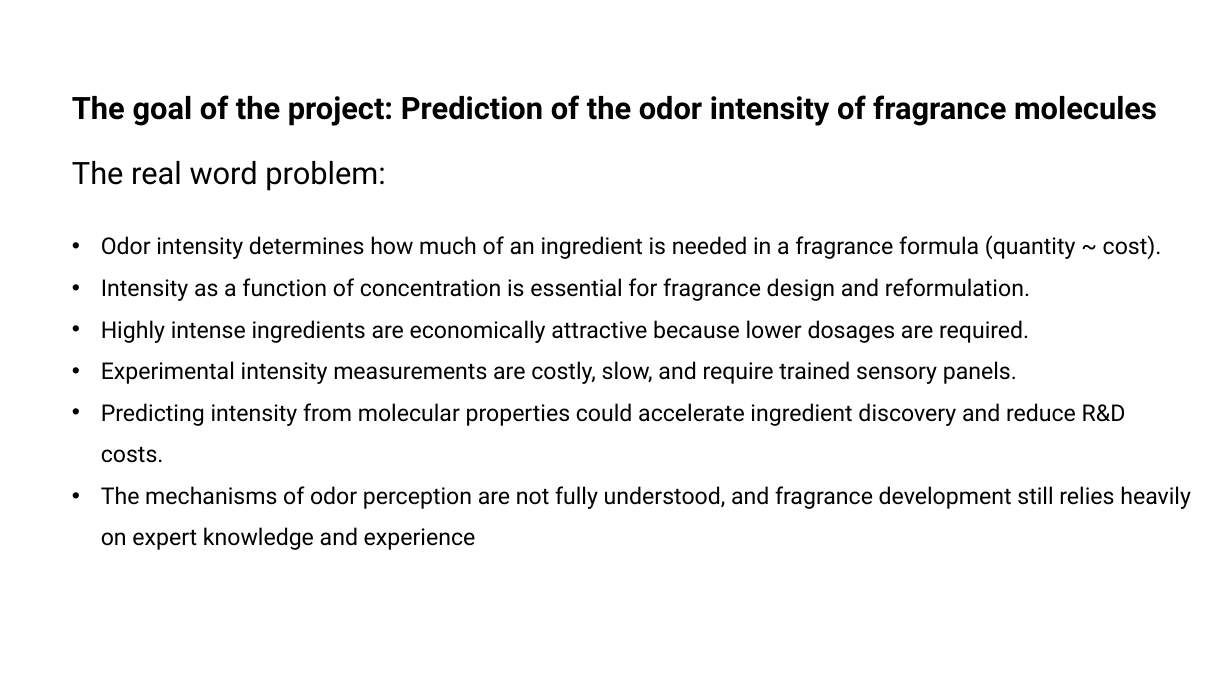
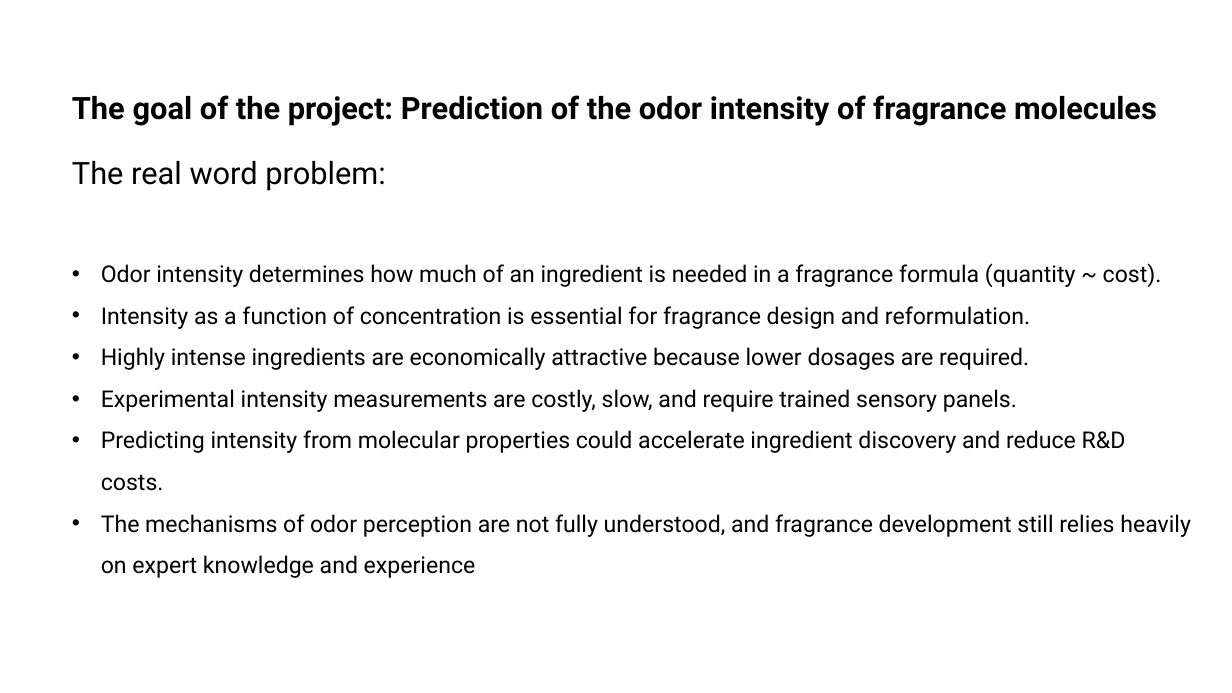
Before and after one commit to kiriyevskykiril/ai-program-2026, a slide deck: slide 1 of project_1/precentation/Smell intensity presentation.pptx. Drawn at 1232x693 pixels with LibreOffice and Linux fonts; fonts in the diff are those of the drawing. Boxes give left, top, right and bottom in pixels: in the first picture for what was removed or moved away, otherwise in the second. Text is boxed around its words. In the diff, an @@ line names an element or a change of style, - is before the commit and + after.

```diff
--- a/project_1/precentation/Smell intensity presentation.pptx
+++ b/project_1/precentation/Smell intensity presentation.pptx
@@ text "The goal of the project: ..." rewrapped from (72, 95, 1191, 509) to (72, 95, 1191, 537) @@
```
Also in this commit, not shown: 7 other slides changed, 3 slides added, 8 other files.
